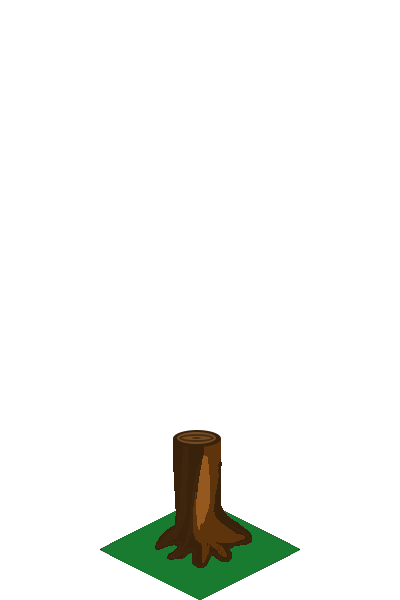
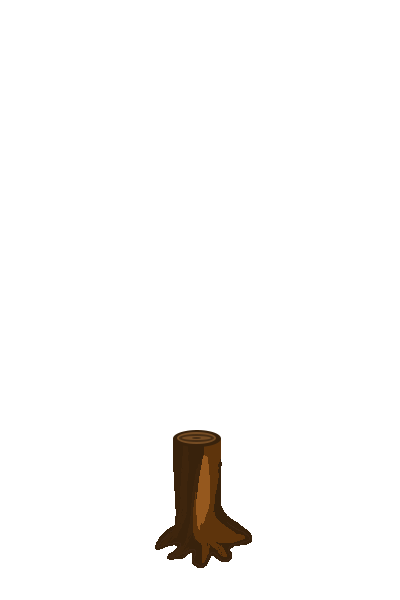
Layered file, before and after one edit (400 x 600). Changes by layer:
hid "Shape 4" over bbox(100, 510, 300, 600)
